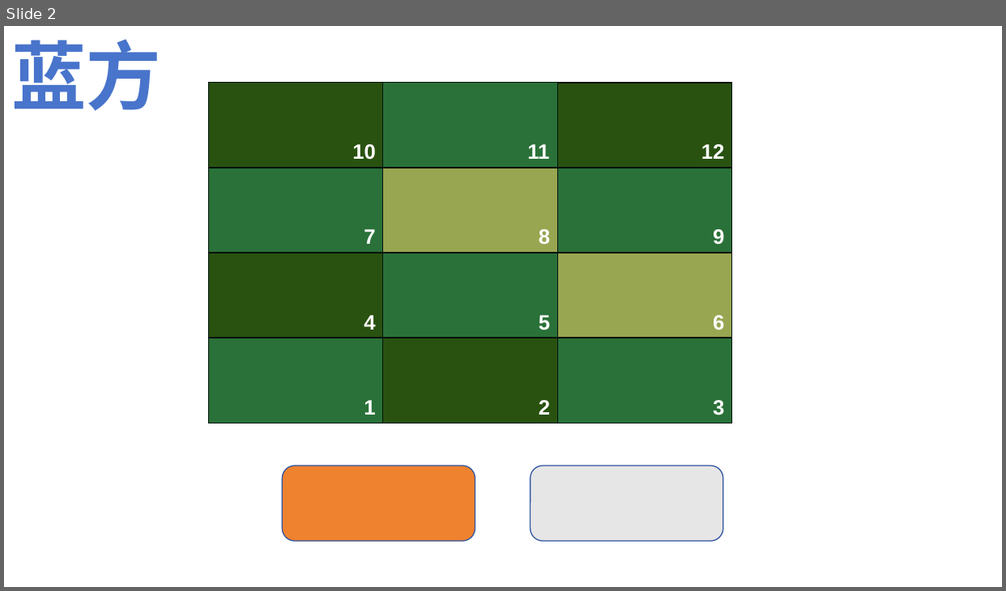
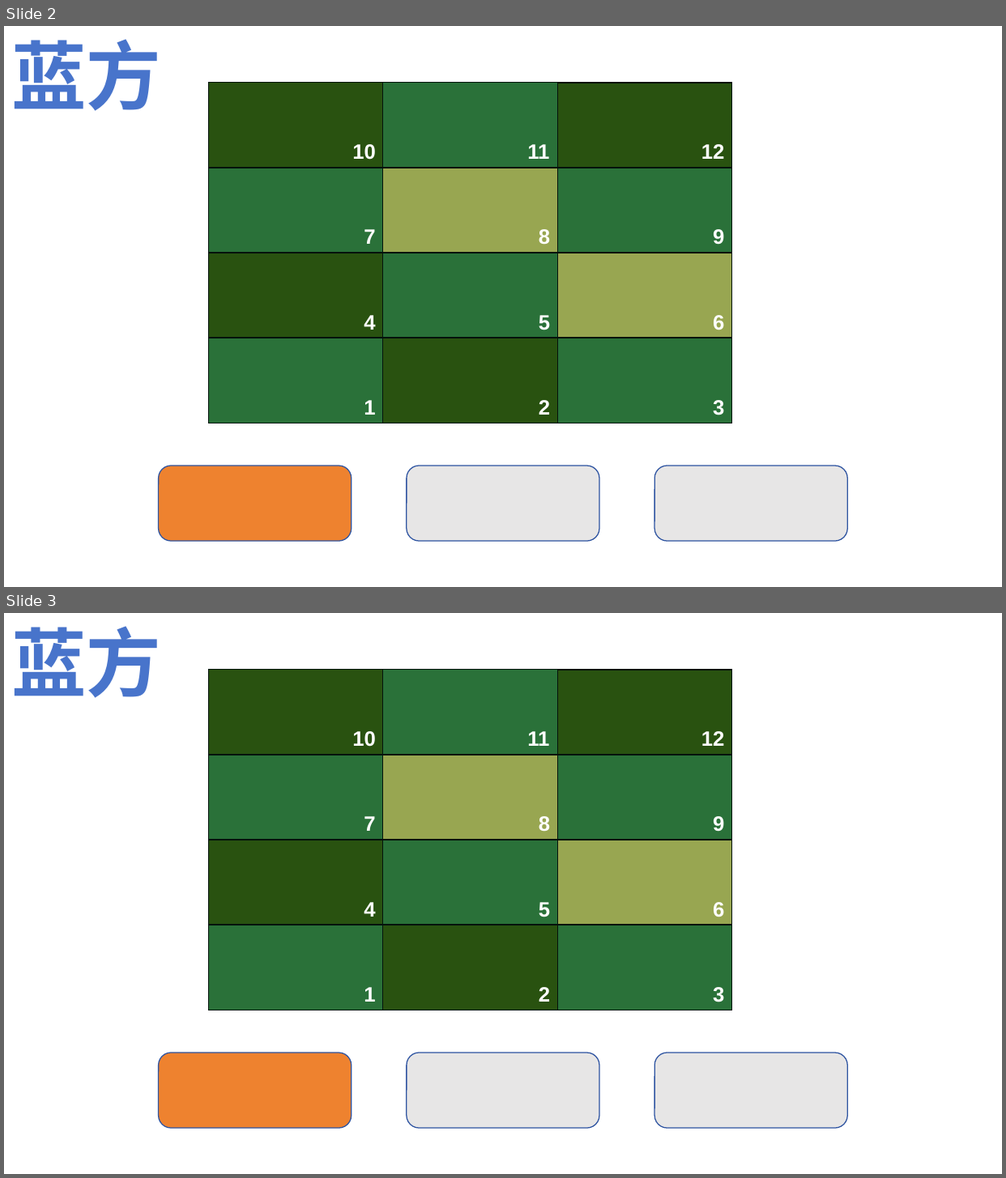
Before and after one commit to yurt0125/rc26_remote_control, a slide deck: 遥控器显示/素材/v3/v3.pptx. Shown one above the other, each under a label of ours: slide 2 before the commit, slides 2 and 3 after it. The pictures are 1006x591 and 1006x1178 pixels, drawn with LibreOffice and Linux fonts; fonts in the diff are those of the drawing. Boxes give left, top, right and bottom in pixels: in the first picture for what was removed or moved away, otherwise in the second. Text is boxed around its words. In the diff, an @@ line names an element or a change of style, - is before the commit and + after.

```diff
--- a/遥控器显示/素材/v3/v3.pptx
+++ b/遥控器显示/素材/v3/v3.pptx
@@ slide 3 added at bbox=[4, 613, 1002, 1174], background #FFFFFF @@
@@ text added at bbox=[11, 626, 161, 698], 72 pt, text #4874CB, bold @@
+蓝方
@@ rectangle added at bbox=[208, 670, 383, 756], fill #295210, outline #04120C 1 pt @@
@@ rectangle added at bbox=[383, 670, 557, 756], fill #2A7139, outline #04120C 1 pt @@
@@ rectangle added at bbox=[557, 670, 731, 756], fill #295210, outline #04120C 1 pt @@
@@ text added at bbox=[352, 731, 376, 747], 20 pt, text #FFFFFF, bold @@
+10
@@ text added at bbox=[527, 731, 549, 746], 20 pt, text #FFFFFF, bold @@
+11
@@ text added at bbox=[701, 731, 725, 746], 20 pt, text #FFFFFF, bold @@
+12
@@ rectangle added at bbox=[208, 755, 383, 840], fill #2A7139, outline #04120C 1 pt @@
@@ rectangle added at bbox=[383, 755, 557, 840], fill #98A651, outline #04120C 1 pt @@
@@ rectangle added at bbox=[557, 755, 731, 840], fill #2A7139, outline #04120C 1 pt @@
@@ text added at bbox=[364, 816, 375, 831], 20 pt, text #FFFFFF, bold @@
+7
@@ text added at bbox=[539, 816, 550, 831], 20 pt, text #FFFFFF, bold @@
+8
@@ text added at bbox=[713, 816, 724, 832], 20 pt, text #FFFFFF, bold @@
+9
@@ rectangle added at bbox=[208, 840, 383, 925], fill #295210, outline #04120C 1 pt @@
@@ rectangle added at bbox=[383, 840, 557, 925], fill #2A7139, outline #04120C 1 pt @@
@@ rectangle added at bbox=[557, 840, 731, 925], fill #98A651, outline #04120C 1 pt @@
@@ text added at bbox=[364, 902, 375, 917], 20 pt, text #FFFFFF, bold @@
+4
@@ text added at bbox=[539, 902, 550, 918], 20 pt, text #FFFFFF, bold @@
+5
@@ text added at bbox=[713, 902, 724, 917], 20 pt, text #FFFFFF, bold @@
+6
@@ rectangle added at bbox=[208, 925, 383, 1011], fill #2A7139, outline #04120C 1 pt @@
@@ rectangle added at bbox=[383, 925, 557, 1011], fill #295210, outline #04120C 1 pt @@
@@ rectangle added at bbox=[557, 925, 731, 1011], fill #2A7139, outline #04120C 1 pt @@
@@ text added at bbox=[364, 987, 375, 1002], 20 pt, text #FFFFFF, bold @@
+1
@@ text added at bbox=[539, 987, 550, 1002], 20 pt, text #FFFFFF, bold @@
+2
@@ text added at bbox=[713, 987, 724, 1003], 20 pt, text #FFFFFF, bold @@
+3
@@ rounded rectangle added at bbox=[158, 1053, 351, 1129], fill #EE822F, outline #2E54A1 1 pt @@
@@ rounded rectangle added at bbox=[407, 1053, 600, 1129], fill #E7E6E6, outline #2E54A1 1 pt @@
@@ rounded rectangle added at bbox=[654, 1053, 848, 1129], fill #E7E6E6, outline #2E54A1 1 pt @@
@@ slide 2 changed as well @@
@@ rounded rectangle: place and size @@
-rounded rectangle at bbox=[283, 466, 475, 542]
+rounded rectangle at bbox=[158, 466, 351, 542]
@@ rounded rectangle: place and size @@
-rounded rectangle at bbox=[530, 466, 723, 542]
+rounded rectangle at bbox=[407, 466, 600, 542]
@@ rounded rectangle added at bbox=[654, 466, 848, 542], fill #E7E6E6, outline #2E54A1 1 pt @@
```
Also in this commit, not shown: 1 other slide changed, 3 other slides added, 2 slides removed, 30 other files.
